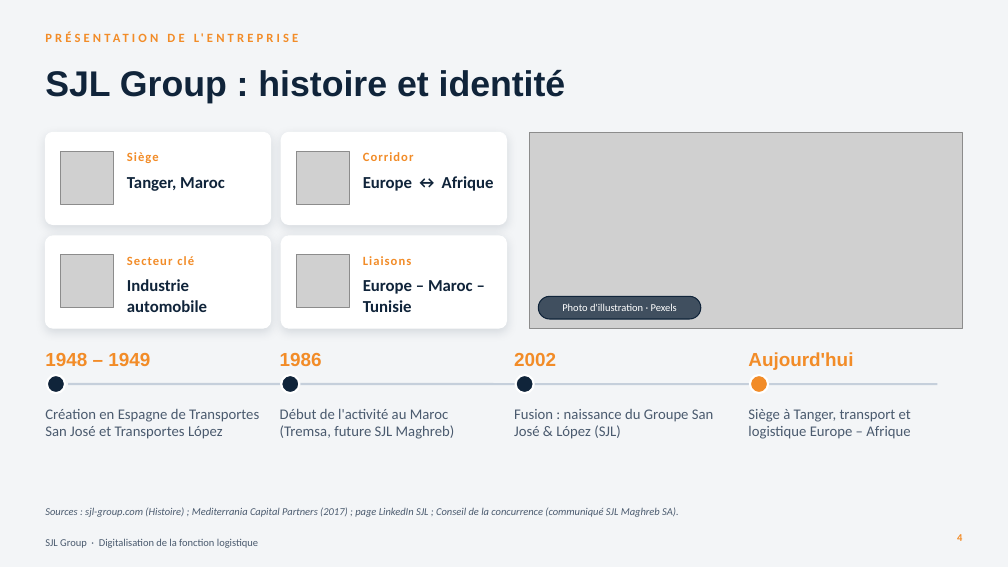
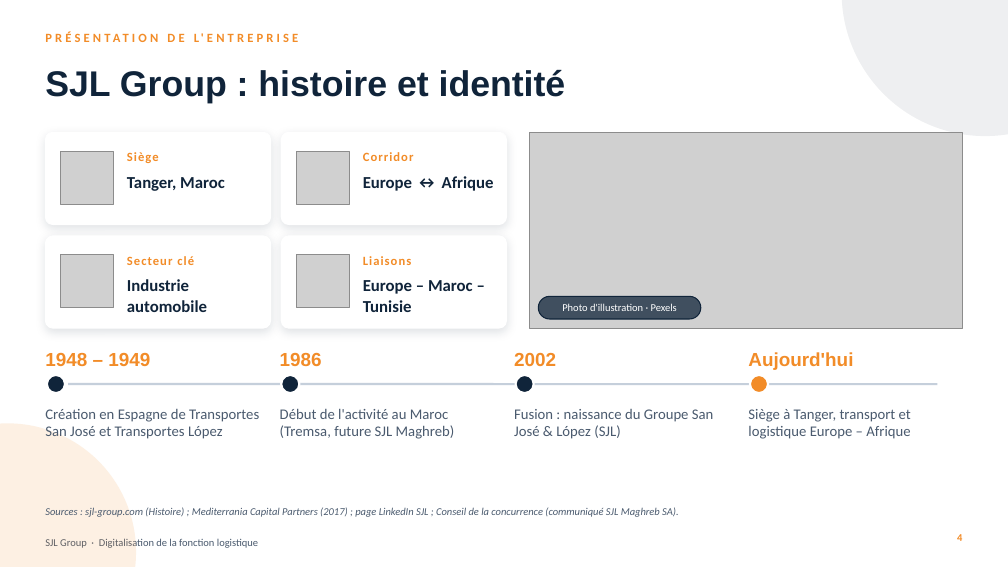
Before and after one commit to boufaskhalid75-hub/abdrahime, a slide deck: slide 4 of presentation-sjl/SJL_Digitalisation_Logistique.pptx. Drawn at 1008x567 pixels with LibreOffice and Linux fonts; fonts in the diff are those of the drawing; grey boxes stand for pictures; background and template pictures are left out. Boxes give left, top, right and bottom in pixels: in the first picture for what was removed or moved away, otherwise in the second. Text is boxed around its words. In the diff, an @@ line names an element or a change of style, - is before the commit and + after.

```diff
--- a/presentation-sjl/SJL_Digitalisation_Logistique.pptx
+++ b/presentation-sjl/SJL_Digitalisation_Logistique.pptx
@@ background #F3F5F7 to picture (left out) @@
@@ ellipse added at [0, 423, 136, 567], fill #F28C28 at 13% opacity @@
```
Also in this commit, not shown: 19 other slides changed, 4 other files.
